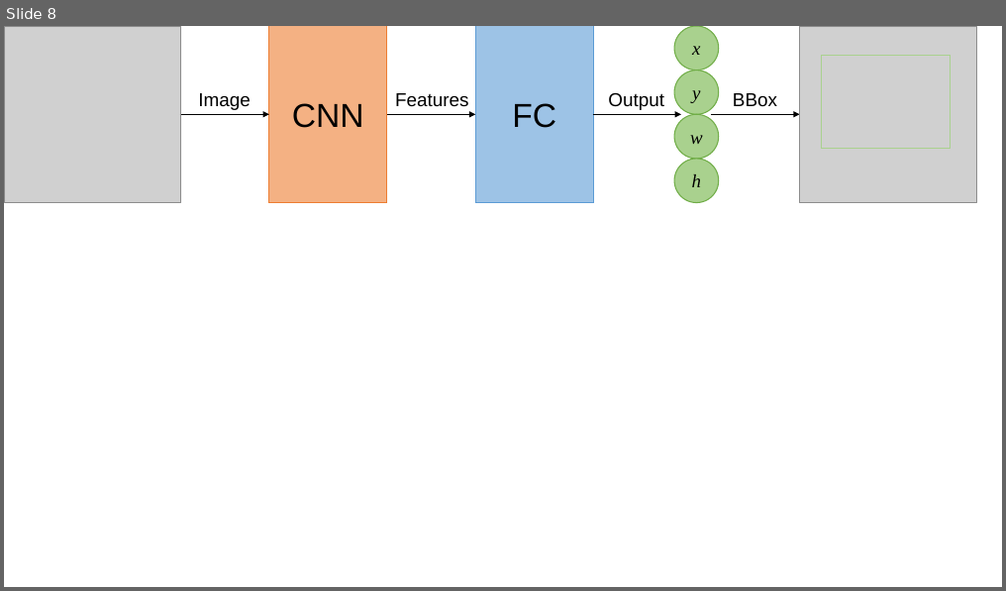
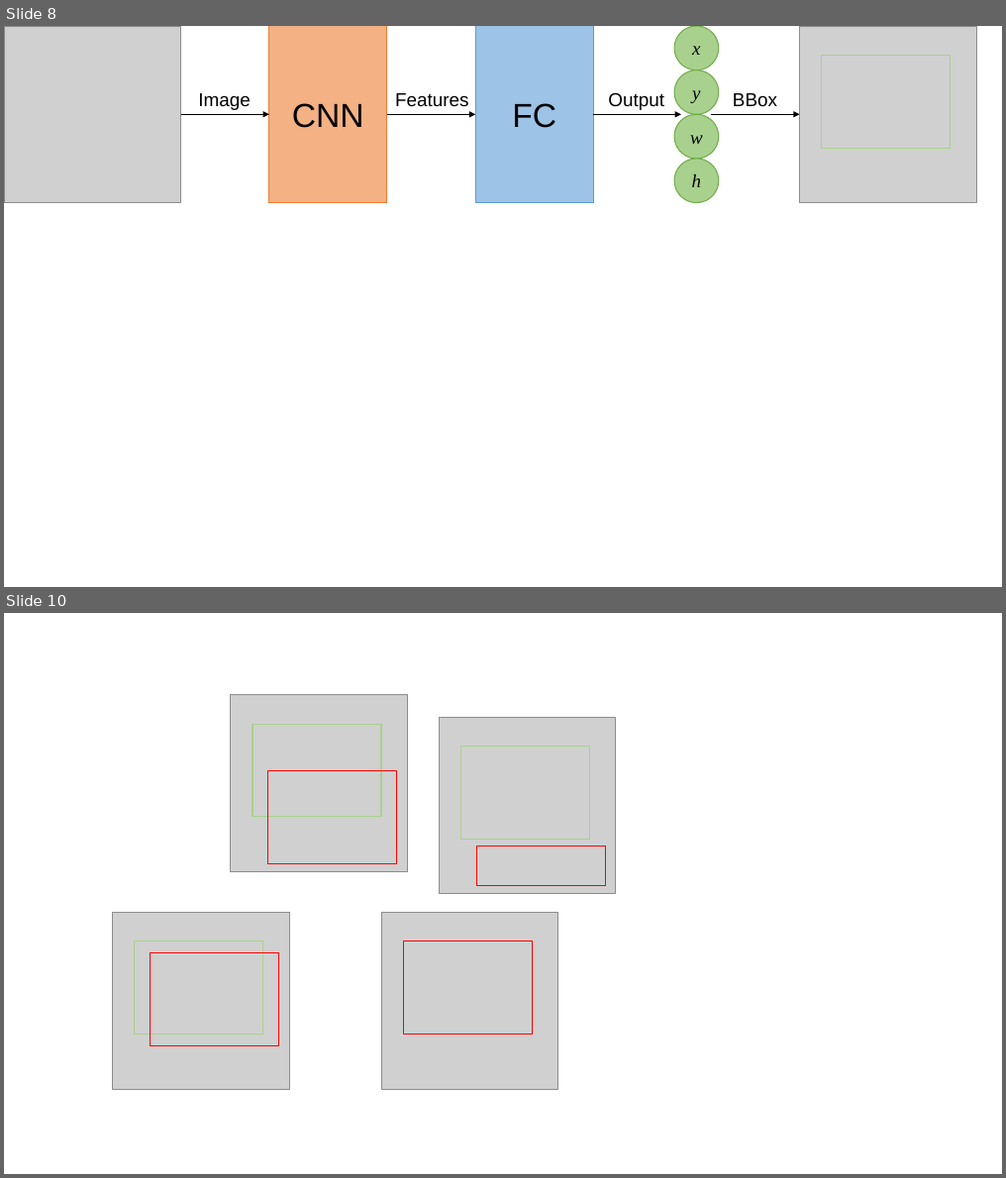
Before and after one commit to lizuoyue/ETH-Thesis, a slide deck: ThesisLaTeX/fig.pptx. Shown one above the other, each under a label of ours: slide 8 before the commit, slides 8 and 10 after it; the slides between them are not shown. The pictures are 1006x591 and 1006x1178 pixels, drawn with LibreOffice and Linux fonts; fonts in the diff are those of the drawing; grey boxes stand for pictures. Boxes give left, top, right and bottom in pixels: in the first picture for what was removed or moved away, otherwise in the second. Text is boxed around its words. In the diff, an @@ line names an element or a change of style, - is before the commit and + after.

```diff
--- a/ThesisLaTeX/fig.pptx
+++ b/ThesisLaTeX/fig.pptx
@@ slide 10 added at [4, 613, 1002, 1174], background #FFFFFF @@
@@ picture added at [231, 694, 408, 871] @@
@@ rectangle added at [252, 724, 381, 817], outline #A9D18E 1 pt @@
@@ picture added at [439, 717, 616, 894] @@
@@ rectangle added at [460, 747, 589, 839], outline #A9D18E 1 pt @@
@@ rectangle added at [268, 771, 397, 863], outline #FF0000 1 pt @@
@@ rectangle added at [476, 847, 605, 886], outline #FF0000 1 pt @@
@@ picture added at [113, 912, 289, 1089] @@
@@ picture added at [381, 912, 558, 1089] @@
@@ rectangle added at [135, 942, 263, 1035], outline #A9D18E 1 pt @@
@@ rectangle added at [150, 953, 279, 1046], outline #FF0000 1 pt @@
@@ rectangle added at [403, 942, 532, 1035], outline #FF0000 1 pt @@
```
Also in this commit, not shown: 1 slide changed, 29 other files.
